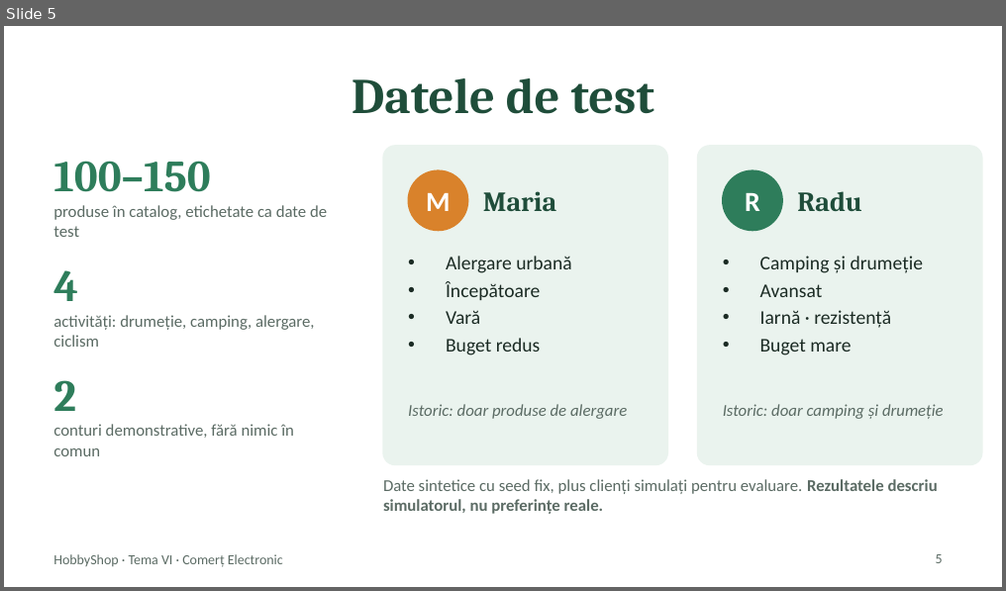
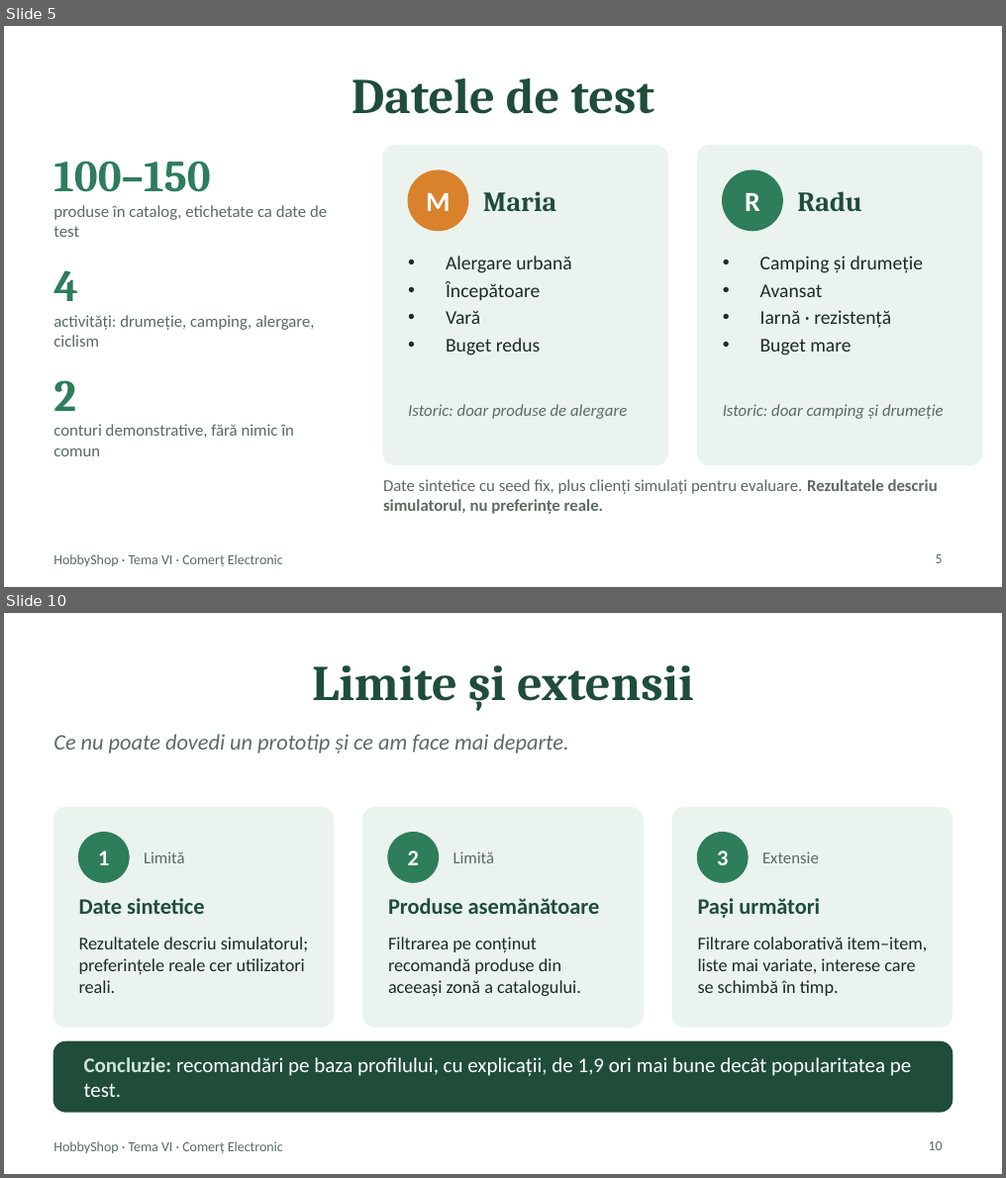
Before and after one commit to ANDYGAB04/Recomandation_System, a slide deck: docs/prezentare/Prezentare.pptx. Shown one above the other, each under a label of ours: slide 5 before the commit, slides 5 and 10 after it; the slides between them are not shown. The pictures are 1006x591 and 1006x1178 pixels, drawn with LibreOffice and Linux fonts; fonts in the diff are those of the drawing. Boxes give left, top, right and bottom in pixels: in the first picture for what was removed or moved away, otherwise in the second. Text is boxed around its words. In the diff, an @@ line names an element or a change of style, - is before the commit and + after.

```diff
--- a/docs/prezentare/Prezentare.pptx
+++ b/docs/prezentare/Prezentare.pptx
@@ slide 10 added at (x1=4, y1=613, x2=1002, y2=1174), background #FFFFFF; not listed: 1 template element that a slide beside it also shows @@
@@ title added at (x1=312, y1=665, x2=694, y2=711), 36 pt, text #1F4D3A, bold @@
+Limite și extensii
@@ text added at (x1=54, y1=734, x2=568, y2=754), 16 pt, text #5B6B64, italic @@
+Ce nu poate dovedi un prototip și ce am face mai departe.
@@ rounded rectangle added at (x1=54, y1=808, x2=334, y2=1027), fill #EAF3EE, outline #EAF3EE 1 pt @@
@@ rounded rectangle added at (x1=363, y1=808, x2=643, y2=1027), fill #EAF3EE, outline #EAF3EE 1 pt @@
@@ rounded rectangle added at (x1=672, y1=808, x2=952, y2=1027), fill #EAF3EE, outline #EAF3EE 1 pt @@
@@ ellipse added at (x1=79, y1=833, x2=129, y2=882), fill #2E7D5B, outline #2E7D5B 1 pt @@
@@ ellipse added at (x1=388, y1=833, x2=438, y2=882), fill #2E7D5B, outline #2E7D5B 1 pt @@
@@ ellipse added at (x1=698, y1=833, x2=747, y2=882), fill #2E7D5B, outline #2E7D5B 1 pt @@
@@ text added at (x1=98, y1=851, x2=109, y2=865), 16 pt, text #FFFFFF, bold @@
+1
@@ text added at (x1=144, y1=852, x2=185, y2=863), 12 pt, text #5B6B64 @@
+Limită
@@ text added at (x1=408, y1=851, x2=419, y2=865), 16 pt, text #FFFFFF, bold @@
+2
@@ text added at (x1=453, y1=852, x2=495, y2=863), 12 pt, text #5B6B64 @@
+Limită
@@ text added at (x1=717, y1=851, x2=728, y2=865), 16 pt, text #FFFFFF, bold @@
+3
@@ text added at (x1=762, y1=852, x2=819, y2=863), 12 pt, text #5B6B64 @@
+Extensie
@@ text added at (x1=79, y1=898, x2=204, y2=914), 16 pt, text #1F4D3A, bold @@
+Date sintetice
@@ text added at (x1=388, y1=898, x2=600, y2=914), 16 pt, text #1F4D3A, bold @@
+Produse asemănătoare
@@ text added at (x1=698, y1=898, x2=820, y2=918), 16 pt, text #1F4D3A, bold @@
+Pași următori
@@ text added at (x1=79, y1=937, x2=308, y2=993), 13 pt, text #1B2B24 @@
+Rezultatele descriu simulatorul; preferințele reale cer utilizatori reali.
@@ text added at (x1=388, y1=937, x2=581, y2=996), 13 pt, text #1B2B24 @@
+Filtrarea pe conținut recomandă produse din aceeași zonă a catalogului.
@@ text added at (x1=698, y1=937, x2=928, y2=996), 13 pt, text #1B2B24 @@
+Filtrare colaborativă item–item, liste mai variate, interese care se schimbă în timp.
@@ rounded rectangle added at (x1=54, y1=1042, x2=952, y2=1112), fill #1F4D3A, outline #1F4D3A 1 pt @@
@@ text added at (x1=84, y1=1058, x2=911, y2=1097), 15 pt, text #FFFFFF @@
+Concluzie: recomandări pe baza profilului, cu explicații, de 1,9 ori mai bune decât popularitatea pe test.
@@ page number added at (x1=929, y1=1142, x2=943, y2=1151), 10 pt, text #5B6B64 @@
+10
```
Also in this commit, not shown: 5 other slides added.
